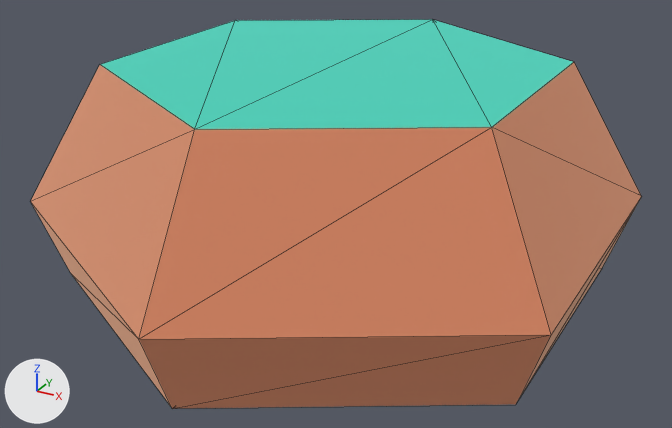
The glTF model packs/nature-kit/rock-smallg.glb, before and after one commit.
One viewpoint serves both versions: a 50 mm camera at (0.463, -0.847, 0.445) aimed at (0.007, -0.017, 0.03). The lights are fixed; the arrows at lower left show +X, +Y and +Z. The first picture is the older version. Mesh edges are drawn as thin lines. Where no turn or scale is listed for an object, it has been applied to the vertices.

In view in the first picture: 'rock_smallG'.
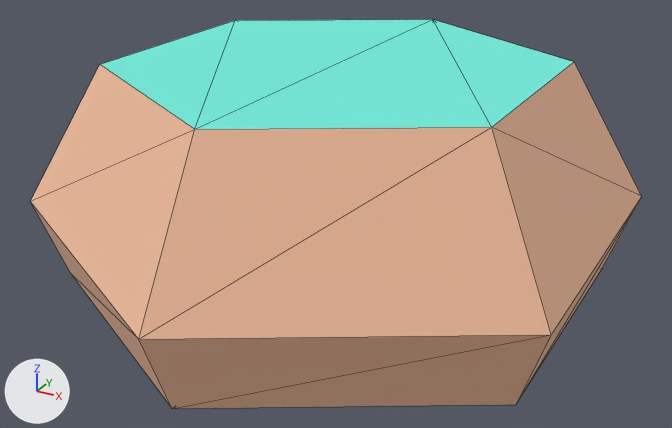
Diff of the bpy script that builds the scene:
```diff
--- a/packs/nature-kit/rock-smallg.glb.py
+++ b/packs/nature-kit/rock-smallg.glb.py
@@ mat_dirt @@
 mat_dirt.base_color = (0.886, 0.514, 0.341)  # beige #f2be9e
-mat_dirt.metallic = 1.0
 mat_dirt.roughness = 1.0
@@ mat_grass @@
 mat_grass.base_color = (0.173, 0.847, 0.722)  # cyan #73eddd
-mat_grass.metallic = 1.0
 mat_grass.roughness = 1.0
@@ ob_tmpparent @@
-ob_tmpparent = bpy.data.objects.new('tmpParent', None)
-ob_tmpparent.location = (0.0, 0.0, 0.0)
```

Pixel boxes [x1, y1, x2, y2] of what changed, in the pictures (672 x 428 px):
'rock_smallG', surface changed: [31, 19, 642, 409] in both
